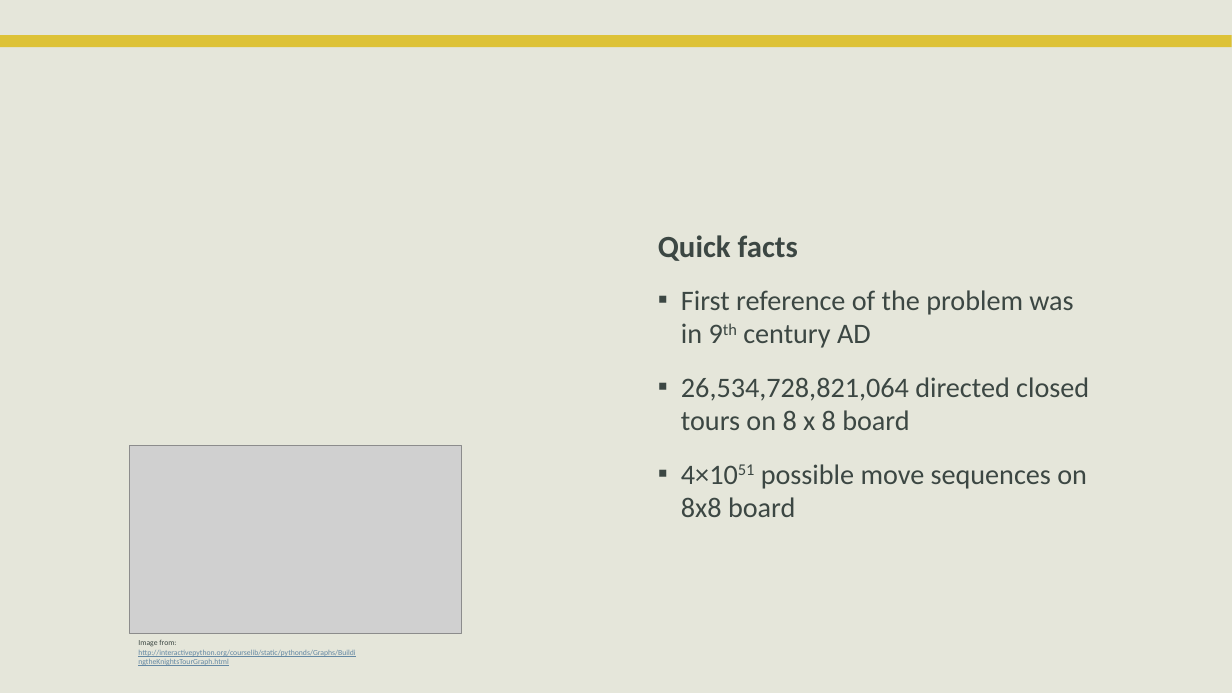
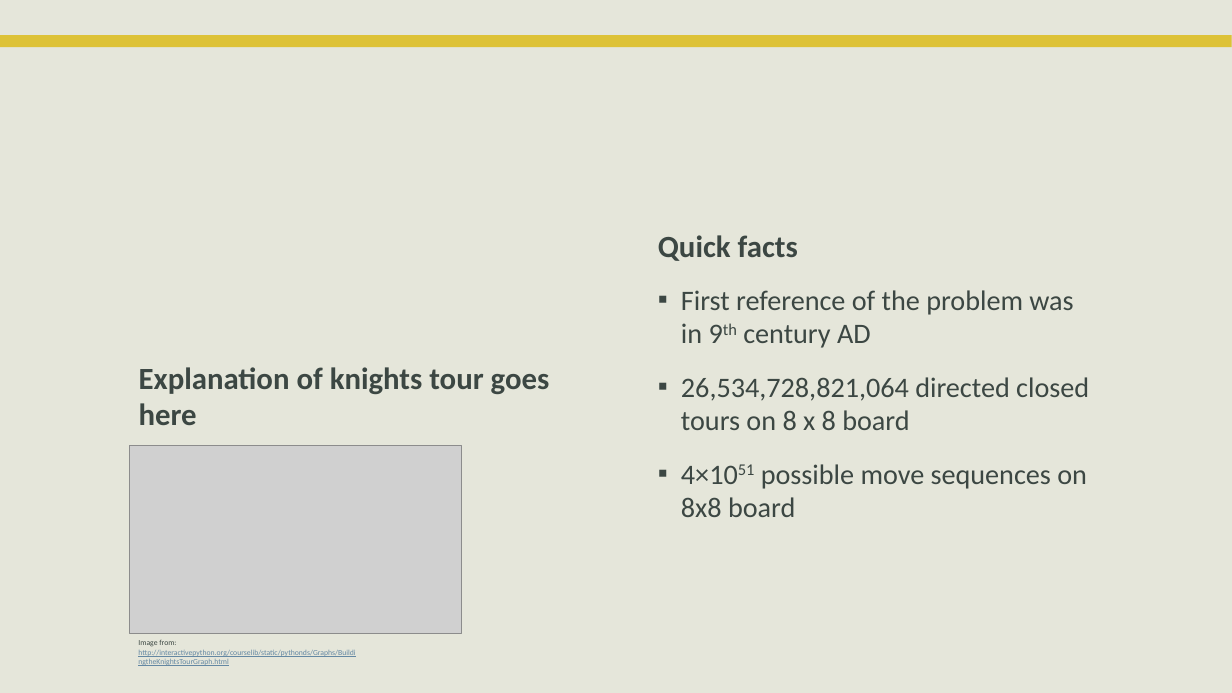
Before and after one commit to PhilipCastiglione/SIT215_PBL2, a slide deck: slide 3 of PST_2.pptx. Drawn at 1232x693 pixels with LibreOffice and Linux fonts; fonts in the diff are those of the drawing; grey boxes stand for pictures; background and template pictures are left out. Boxes give left, top, right and bottom in pixels: in the first picture for what was removed or moved away, otherwise in the second. Text is boxed around its words. In the diff, an @@ line names an element or a change of style, - is before the commit and + after.

Commit message:
Slightly less rough version of presentation

```diff
--- a/PST_2.pptx
+++ b/PST_2.pptx
@@ text added at box(139, 367, 550, 425), 24 pt, text #3C4743, bold @@
+Explanation of knights tour goes here
```
